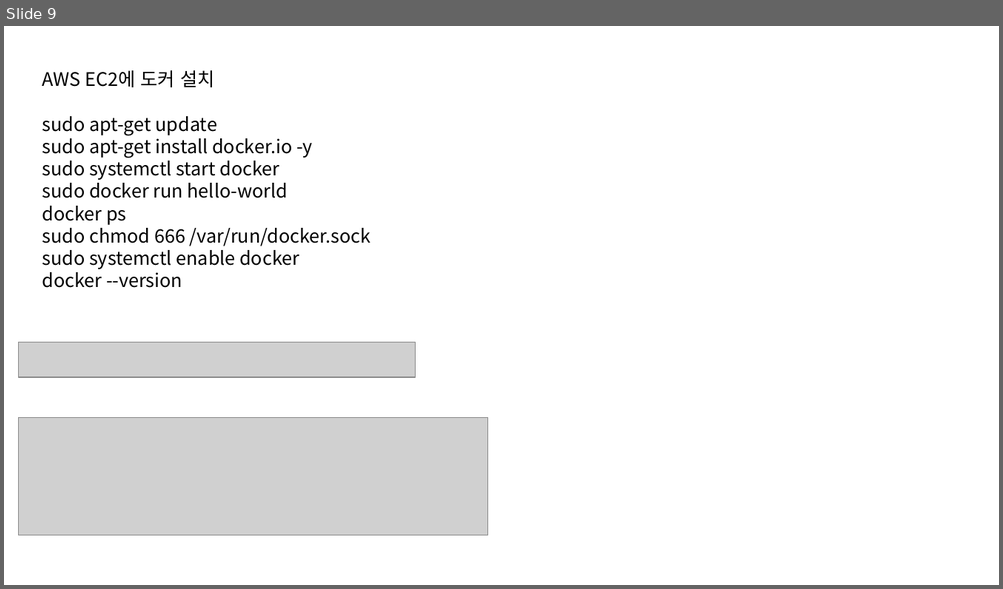
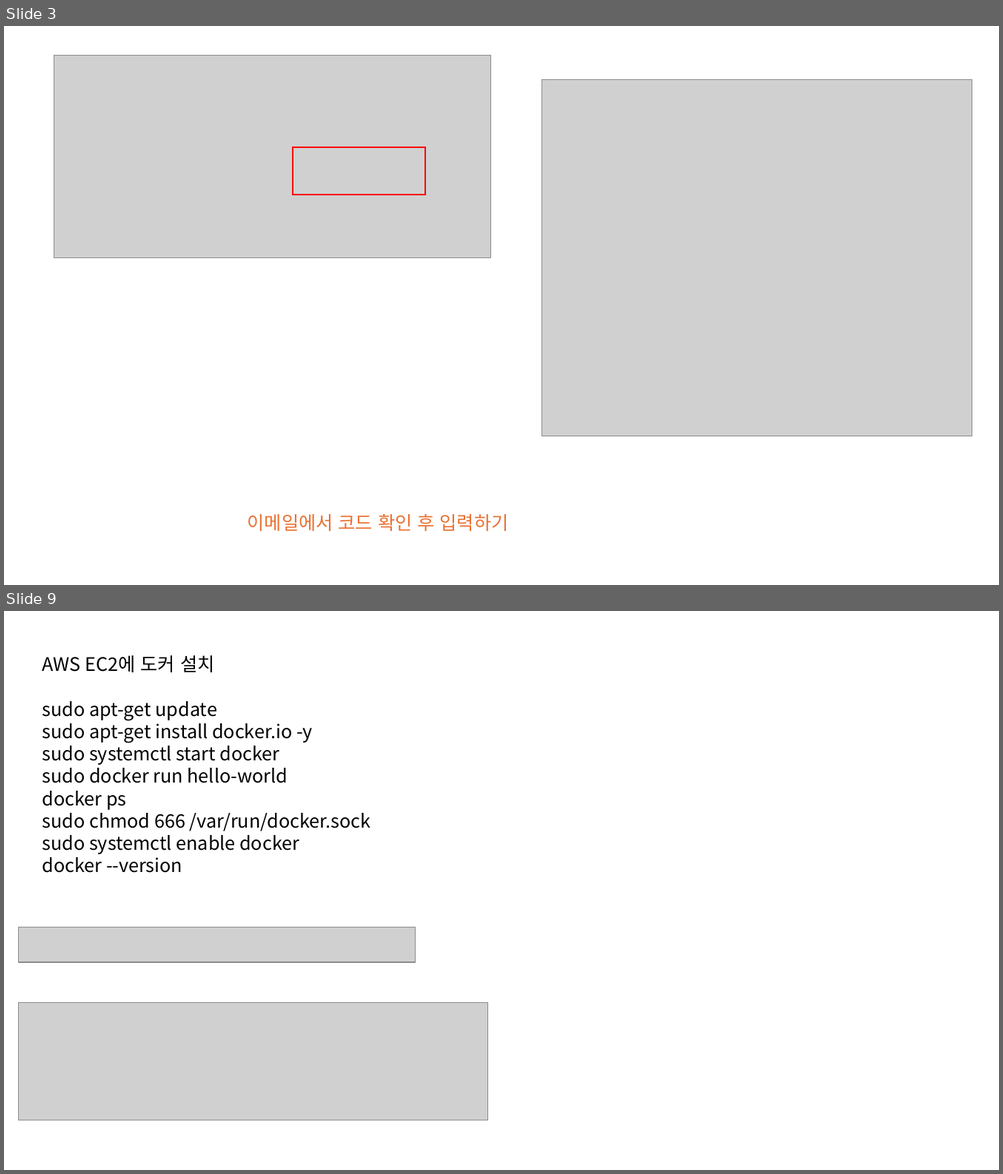
Before and after one commit to sonsungjong/reactjs-app, a slide deck: AWS배포 샘플.pptx. Shown one above the other, each under a label of ours: slide 9 before the commit, slides 3 and 9 after it; the slides between them are not shown. The pictures are 1003x589 and 1003x1174 pixels, drawn with LibreOffice and Linux fonts; fonts in the diff are those of the drawing; grey boxes stand for pictures. Boxes give left, top, right and bottom in pixels: in the first picture for what was removed or moved away, otherwise in the second. Text is boxed around its words. In the diff, an @@ line names an element or a change of style, - is before the commit and + after.

```diff
--- a/AWS배포 샘플.pptx
+++ b/AWS배포 샘플.pptx
@@ slide 3 added at (4,26,999,585), background #FFFFFF @@
@@ picture added at (54,56,490,258) @@
@@ picture added at (541,80,972,437) @@
@@ rectangle added at (293,147,425,195), outline #FF0000 1.5 pt @@
@@ text added at (247,514,509,531), 18 pt, text #E97132 @@
+이메일에서 코드 확인 후 입력하기
```
Also in this commit, not shown: 10 slides changed, 7 other slides added, 10 slides removed.
